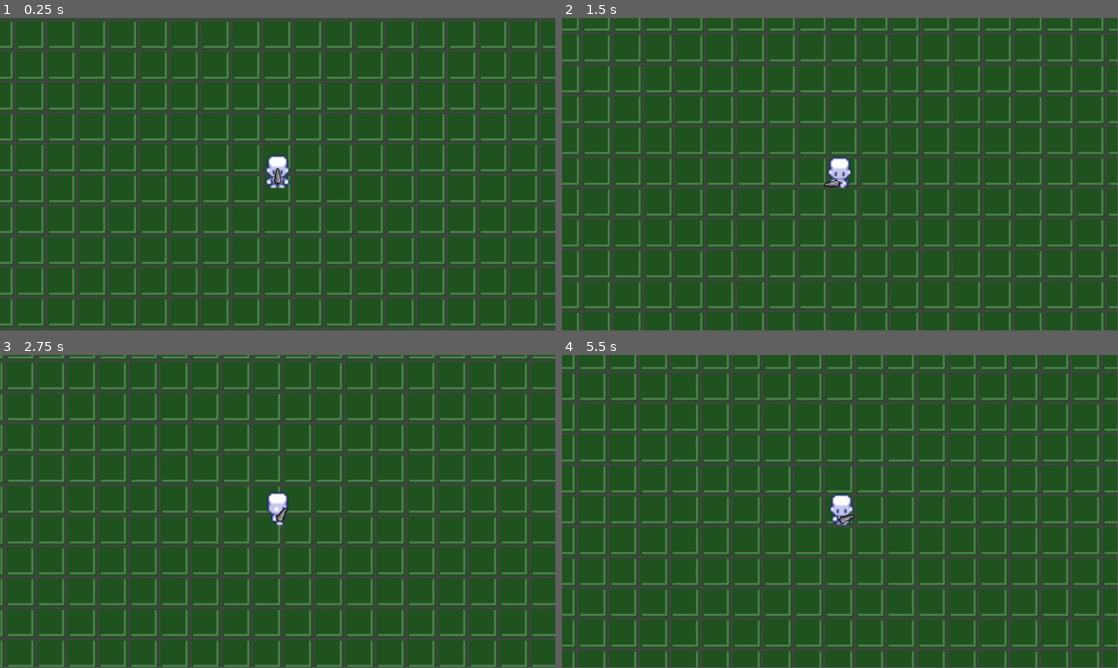
Above: before the commit, frames 1-4 (two rows, left to right).
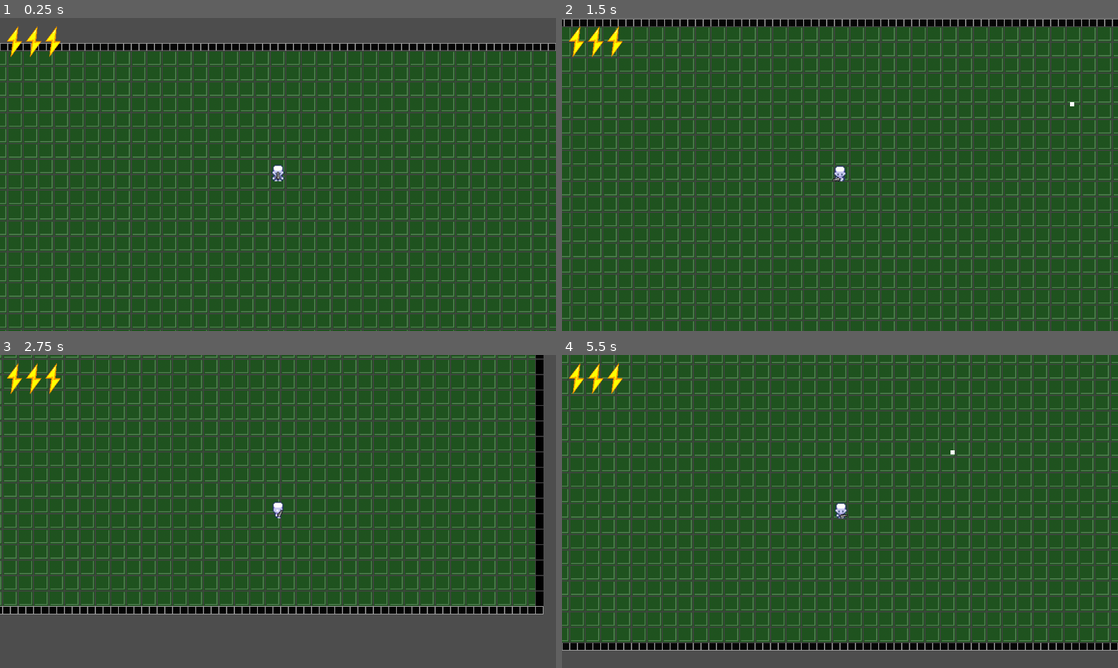
Above: after the commit, the same moments.

Repository: Hisoka-Morow-404/test-game
Game: Godot game, scene res://scenes/DebugWorld.tscn
Same seed, same stepped clock (60 frames per second), same inputs: the game is played once before the commit and once after it.
Inputs (mouse positions are in pixels of both pictures, inside the frame that each line leads up to):
- Up to frame 1 (0.25 s): no input
- Up to frame 2 (1.5 s): tap Enter at 0.5 s; move the mouse to (962, 158) at 0.52 s; hold D (ui_right) 0.53-1.28 s; click (962, 158) at 0.67 s; move the mouse to (728, 190) at 1.27 s; hold S (ui_down) from 1.28 s (still down)
- Up to frame 3 (2.75 s): move the mouse to (333, 442) at 2.02 s; release S (ui_down) at 2.03 s; hold D (ui_right) from 2.03 s (still down)
- Up to frame 4 (5.5 s): move the mouse to (812, 574) at 2.77 s; release D (ui_right) at 2.78 s; hold W (ui_up) 2.78-3.53 s; click (812, 574) at 2.92 s; move the mouse to (1006, 558) at 3.52 s; hold A (ui_left) 3.53-5.03 s; move the mouse to (673, 464) at 4.27 s; move the mouse to (867, 511) at 5.02 s; hold S (ui_down) from 5.03 s (still down); click (867, 511) at 5.17 s
In our replay, the window is 799x449 before the commit and 800x450 after it. These sizes can differ from the game's own. Grey fills any space a smaller window leaves; there, only what the larger window draws over its background counts as a difference.

The runs differ from the first frame. In frame 1, 38% of the frame differs, in the area x 0-100%, y 0-100%; in frame 2, 38%; in frame 3, 44%; in frame 4, 41%.

Commit message:
fix full screen

Diff:
--- a/project.godot
+++ b/project.godot
@@ -16,6 +16,7 @@
 
 [display]
 
+window/stretch/mode="canvas_items"
 mouse_cursor/custom_image="res://scenes/entities/Player/Cursor/cursore.png"
 
 [input]
--- a/scenes/entities/Player/Camera/Camera.tscn
+++ b/scenes/entities/Player/Camera/Camera.tscn
@@ -3,7 +3,6 @@
 [ext_resource type="PackedScene" uid="uid://cyx648fc4vi5h" path="res://scenes/entities/Player/HealthBar/HealthBar.tscn" id="1_tml24"]
 
 [node name="Camera2D" type="Camera2D"]
-zoom = Vector2(2, 2)
 
 [node name="HealthBar" parent="." instance=ExtResource("1_tml24")]
 offset_left = -576.0
